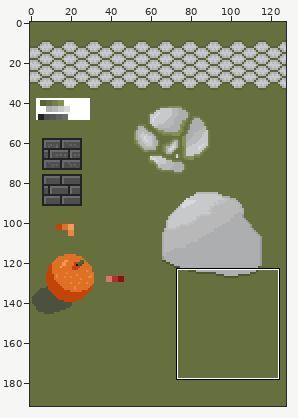
Pixel-art file -- new-textures.aseprite. Above, an overview of the earlier version with the close-up marked.
Close-up. Old version:
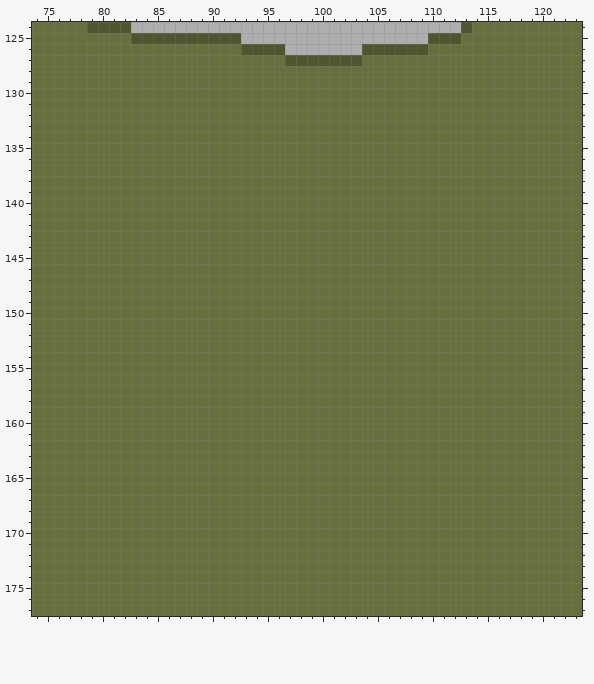
128x192 pixels, 1 frame. Colours within 5 levels of each other are drawn and written as one. Shown: x 74..123, y 124..177. The commit also changed other parts of the picture, which this record leaves out.
Once edited:
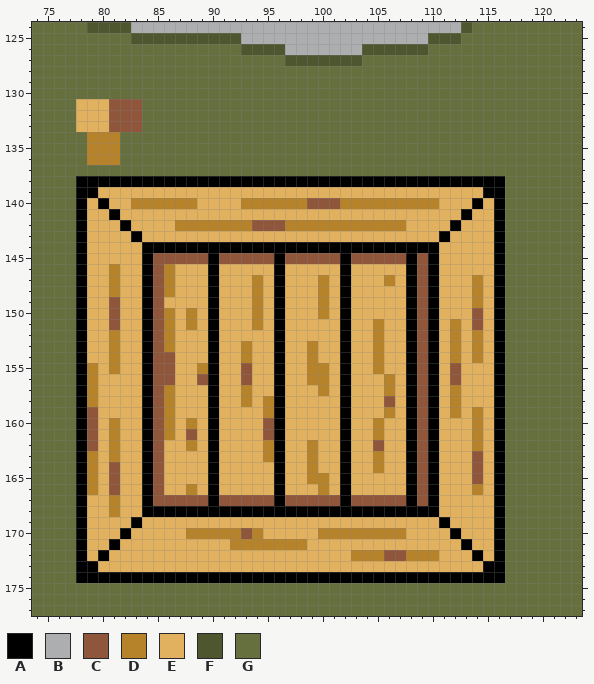
Palette (. is transparent): A #000000  B #acaeb0  C #8f563b  D #b7832a  E #e1b15f  F #4e5630  G #66703f
What changed:
--- layer "Layer 3"
@@ x 74..123 @@
 130 GGGGGGGGGGGGGGGGGGGGGGGGGGGGGGGGGGGGGGGGGGGGGGGGGG
-131 GGGGGGGGGGGGGGGGGGGGGGGGGGGGGGGGGGGGGGGGGGGGGGGGGG
-132 GGGGGGGGGGGGGGGGGGGGGGGGGGGGGGGGGGGGGGGGGGGGGGGGGG
-133 GGGGGGGGGGGGGGGGGGGGGGGGGGGGGGGGGGGGGGGGGGGGGGGGGG
-134 GGGGGGGGGGGGGGGGGGGGGGGGGGGGGGGGGGGGGGGGGGGGGGGGGG
-135 GGGGGGGGGGGGGGGGGGGGGGGGGGGGGGGGGGGGGGGGGGGGGGGGGG
-136 GGGGGGGGGGGGGGGGGGGGGGGGGGGGGGGGGGGGGGGGGGGGGGGGGG
+131 GGGGEEECCCGGGGGGGGGGGGGGGGGGGGGGGGGGGGGGGGGGGGGGGG
+132 GGGGEEECCCGGGGGGGGGGGGGGGGGGGGGGGGGGGGGGGGGGGGGGGG
+133 GGGGEEECCCGGGGGGGGGGGGGGGGGGGGGGGGGGGGGGGGGGGGGGGG
+134 GGGGGDDDGGGGGGGGGGGGGGGGGGGGGGGGGGGGGGGGGGGGGGGGGG
+135 GGGGGDDDGGGGGGGGGGGGGGGGGGGGGGGGGGGGGGGGGGGGGGGGGG
+136 GGGGGDDDGGGGGGGGGGGGGGGGGGGGGGGGGGGGGGGGGGGGGGGGGG
 137 GGGGGGGGGGGGGGGGGGGGGGGGGGGGGGGGGGGGGGGGGGGGGGGGGG
-138 GGGGGGGGGGGGGGGGGGGGGGGGGGGGGGGGGGGGGGGGGGGGGGGGGG
-139 GGGGGGGGGGGGGGGGGGGGGGGGGGGGGGGGGGGGGGGGGGGGGGGGGG
-140 GGGGGGGGGGGGGGGGGGGGGGGGGGGGGGGGGGGGGGGGGGGGGGGGGG
-141 GGGGGGGGGGGGGGGGGGGGGGGGGGGGGGGGGGGGGGGGGGGGGGGGGG
-142 GGGGGGGGGGGGGGGGGGGGGGGGGGGGGGGGGGGGGGGGGGGGGGGGGG
-143 GGGGGGGGGGGGGGGGGGGGGGGGGGGGGGGGGGGGGGGGGGGGGGGGGG
-144 GGGGGGGGGGGGGGGGGGGGGGGGGGGGGGGGGGGGGGGGGGGGGGGGGG
-145 GGGGGGGGGGGGGGGGGGGGGGGGGGGGGGGGGGGGGGGGGGGGGGGGGG
-146 GGGGGGGGGGGGGGGGGGGGGGGGGGGGGGGGGGGGGGGGGGGGGGGGGG
-147 GGGGGGGGGGGGGGGGGGGGGGGGGGGGGGGGGGGGGGGGGGGGGGGGGG
-148 GGGGGGGGGGGGGGGGGGGGGGGGGGGGGGGGGGGGGGGGGGGGGGGGGG
-149 GGGGGGGGGGGGGGGGGGGGGGGGGGGGGGGGGGGGGGGGGGGGGGGGGG
-150 GGGGGGGGGGGGGGGGGGGGGGGGGGGGGGGGGGGGGGGGGGGGGGGGGG
-151 GGGGGGGGGGGGGGGGGGGGGGGGGGGGGGGGGGGGGGGGGGGGGGGGGG
-152 GGGGGGGGGGGGGGGGGGGGGGGGGGGGGGGGGGGGGGGGGGGGGGGGGG
-153 GGGGGGGGGGGGGGGGGGGGGGGGGGGGGGGGGGGGGGGGGGGGGGGGGG
-154 GGGGGGGGGGGGGGGGGGGGGGGGGGGGGGGGGGGGGGGGGGGGGGGGGG
-155 GGGGGGGGGGGGGGGGGGGGGGGGGGGGGGGGGGGGGGGGGGGGGGGGGG
-156 GGGGGGGGGGGGGGGGGGGGGGGGGGGGGGGGGGGGGGGGGGGGGGGGGG
-157 GGGGGGGGGGGGGGGGGGGGGGGGGGGGGGGGGGGGGGGGGGGGGGGGGG
-158 GGGGGGGGGGGGGGGGGGGGGGGGGGGGGGGGGGGGGGGGGGGGGGGGGG
-159 GGGGGGGGGGGGGGGGGGGGGGGGGGGGGGGGGGGGGGGGGGGGGGGGGG
-160 GGGGGGGGGGGGGGGGGGGGGGGGGGGGGGGGGGGGGGGGGGGGGGGGGG
-161 GGGGGGGGGGGGGGGGGGGGGGGGGGGGGGGGGGGGGGGGGGGGGGGGGG
-162 GGGGGGGGGGGGGGGGGGGGGGGGGGGGGGGGGGGGGGGGGGGGGGGGGG
-163 GGGGGGGGGGGGGGGGGGGGGGGGGGGGGGGGGGGGGGGGGGGGGGGGGG
-164 GGGGGGGGGGGGGGGGGGGGGGGGGGGGGGGGGGGGGGGGGGGGGGGGGG
-165 GGGGGGGGGGGGGGGGGGGGGGGGGGGGGGGGGGGGGGGGGGGGGGGGGG
-166 GGGGGGGGGGGGGGGGGGGGGGGGGGGGGGGGGGGGGGGGGGGGGGGGGG
-167 GGGGGGGGGGGGGGGGGGGGGGGGGGGGGGGGGGGGGGGGGGGGGGGGGG
-168 GGGGGGGGGGGGGGGGGGGGGGGGGGGGGGGGGGGGGGGGGGGGGGGGGG
-169 GGGGGGGGGGGGGGGGGGGGGGGGGGGGGGGGGGGGGGGGGGGGGGGGGG
-170 GGGGGGGGGGGGGGGGGGGGGGGGGGGGGGGGGGGGGGGGGGGGGGGGGG
-171 GGGGGGGGGGGGGGGGGGGGGGGGGGGGGGGGGGGGGGGGGGGGGGGGGG
-172 GGGGGGGGGGGGGGGGGGGGGGGGGGGGGGGGGGGGGGGGGGGGGGGGGG
-173 GGGGGGGGGGGGGGGGGGGGGGGGGGGGGGGGGGGGGGGGGGGGGGGGGG
-174 GGGGGGGGGGGGGGGGGGGGGGGGGGGGGGGGGGGGGGGGGGGGGGGGGG
+138 GGGGAAAAAAAAAAAAAAAAAAAAAAAAAAAAAAAAAAAAAAAGGGGGGG
+139 GGGGAAEEEEEEEEEEEEEEEEEEEEEEEEEEEEEEEEEEEAAGGGGGGG
+140 GGGGAEAEEDDDDDDEEEEDDDDDDCCCDDDDDDDDDEEEAEAGGGGGGG
+141 GGGGAEEAEEEEEEEEEEEEEEEEEEEEEEEEEEEEEEEAEEAGGGGGGG
+142 GGGGAEEEAEEEEDDDDDDDCCCDDDDDDDDDDDEEEEAEEEAGGGGGGG
+143 GGGGAEEEEAEEEEEEEEEEEEEEEEEEEEEEEEEEEAEEEEAGGGGGGG
+144 GGGGAEEEEEAAAAAAAAAAAAAAAAAAAAAAAAAAAEEEEEAGGGGGGG
+145 GGGGAEEEEEACCCCCACCCCCACCCCCACCCCCACAEEEEEAGGGGGGG
+146 GGGGAEEDEEACDEEEAEEEEEAEEEEEAEEEEEACAEEEEEAGGGGGGG
+147 GGGGAEEDEEACDEEEAEEEDEAEEEDEAEEEDEACAEEEDEAGGGGGGG
+148 GGGGAEEDEEACDEEEAEEEDEAEEEDEAEEEEEACAEEEDEAGGGGGGG
+149 GGGGAEECEEACEEEEAEEEDEAEEEDEAEEEEEACAEEEDEAGGGGGGG
+150 GGGGAEECEEACDEDEAEEEDEAEEEDEAEEEEEACAEEECEAGGGGGGG
+151 GGGGAEECEEACDEDEAEEEDEAEEEEEAEEDEEACAEDECEAGGGGGGG
+152 GGGGAEEDEEACDEEEAEEEEEAEEEEEAEEDEEACAEDEDEAGGGGGGG
+153 GGGGAEEDEEACDEEEAEEDEEAEEDEEAEEDEEACAEDEDEAGGGGGGG
+154 GGGGAEEDEEACCEEEAEEDEEAEEDEEAEEDEEACAEDEDEAGGGGGGG
+155 GGGGADEDEEACCEEDAEECEEAEEDDEAEEDEEACAECEEEAGGGGGGG
+156 GGGGADEEEEACCEECAEECEEAEEDDEAEEEDEACAECEEEAGGGGGGG
+157 GGGGADEEEEACDEEEAEEDEEAEEEDEAEEEDEACAEDEEEAGGGGGGG
+158 GGGGADEEEEACDEEEAEEDEDAEEEEEAEEECEACAEDEEEAGGGGGGG
+159 GGGGACEEEEACDEEEAEEEEDAEEEEEAEEEDEACAEDEDEAGGGGGGG
+160 GGGGACEDEEACDEDEAEEEECAEEEEEAEEDEEACAEEEDEAGGGGGGG
+161 GGGGACEDEEACDECEAEEEECAEEEEEAEEDEEACAEEEDEAGGGGGGG
+162 GGGGACEDEEACEEDEAEEEEDAEEDEEAEECEEACAEEEDEAGGGGGGG
+163 GGGGADEDEEACEEEEAEEEEDAEEDEEAEEDEEACAEEECEAGGGGGGG
+164 GGGGADECEEACEEEEAEEEEEAEEDEEAEEDEEACAEEECEAGGGGGGG
+165 GGGGADECEEACEEEEAEEEEEAEEDDEAEEEEEACAEEECEAGGGGGGG
+166 GGGGADECEEACEEDEAEEEEEAEEEDEAEEEEEACAEEEDEAGGGGGGG
+167 GGGGAEEDEEACCCCCACCCCCACCCCCACCCCCACAEEEEEAGGGGGGG
+168 GGGGAEEDEEAAAAAAAAAAAAAAAAAAAAAAAAAAAEEEEEAGGGGGGG
+169 GGGGAEEEEAEEEEEEEEEEEEEEEEEEEEEEEEEEEAEEEEAGGGGGGG
+170 GGGGAEEEAEEEEEDDDDDCDEEEEEDDDDDDDDEEEEAEEEAGGGGGGG
+171 GGGGAEEAEEEEEEEEEEDDDDDDDEEEEEEEEEEEEEEAEEAGGGGGGG
+172 GGGGAEAEEEEEEEEEEEEEEEEEEEEEEDDDCCDDDEEEAEAGGGGGGG
+173 GGGGAAEEEEEEEEEEEEEEEEEEEEEEEEEEEEEEEEEEEAAGGGGGGG
+174 GGGGAAAAAAAAAAAAAAAAAAAAAAAAAAAAAAAAAAAAAAAGGGGGGG
 175 GGGGGGGGGGGGGGGGGGGGGGGGGGGGGGGGGGGGGGGGGGGGGGGGGG
